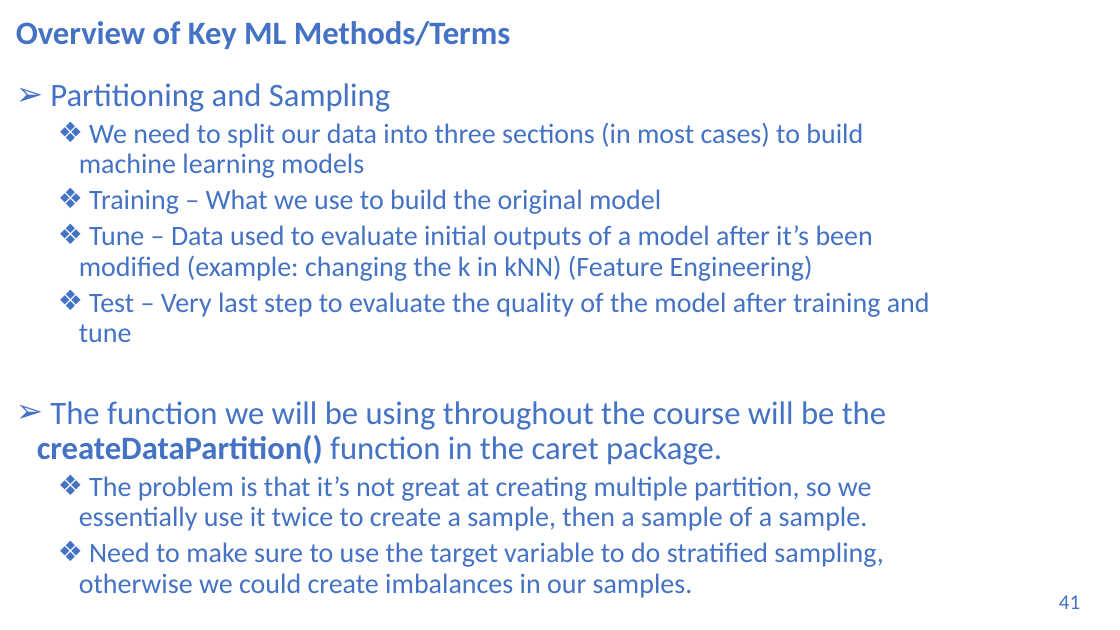
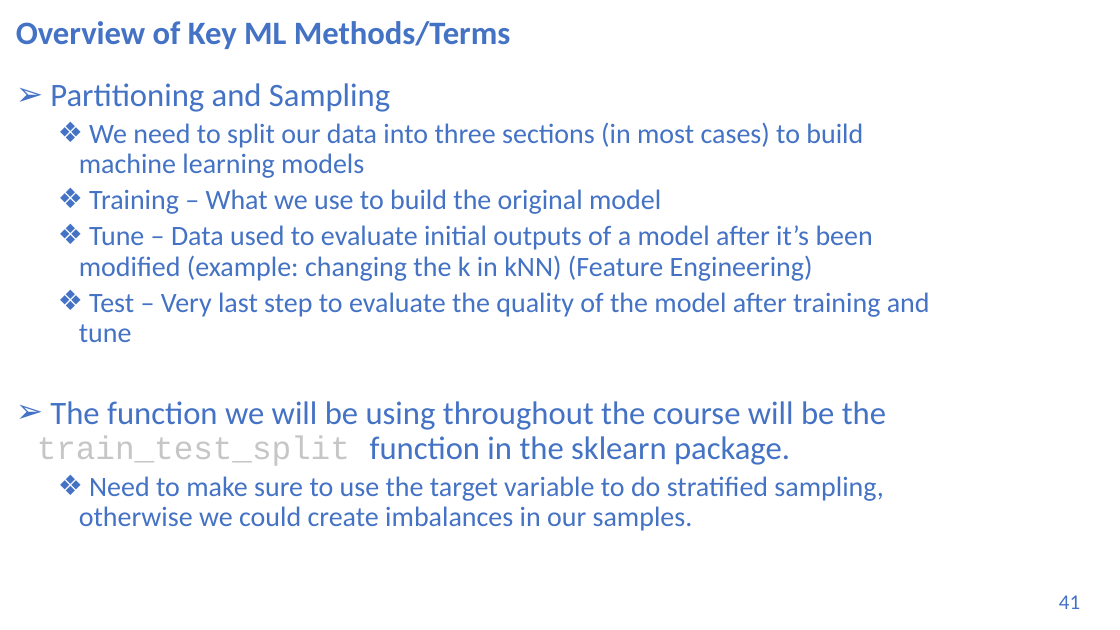
Before and after one commit to UVADS/DS-3001, a slide deck: slide 41 of 05_ML_Concepts_II_Data_Prep/machine_learning_bootcamp.pptx. Drawn at 1120x630 pixels with LibreOffice and Linux fonts; fonts in the diff are those of the drawing. Boxes give left, top, right and bottom in pixels: in the first picture for what was removed or moved away, otherwise in the second. Text is boxed around its words. In the diff, an @@ line names an element or a change of style, - is before the commit and + after.

```diff
--- a/05_ML_Concepts_II_Data_Prep/machine_learning_bootcamp.pptx
+++ b/05_ML_Concepts_II_Data_Prep/machine_learning_bootcamp.pptx
@@ text at (37,401,886,466): text changed; size 24 to 28 pt @@
-➢ The function we will be using throughout the course will be the createDataPartition() function in the caret package.
-  ❖ The problem is that it’s not great at creating multiple partition, so we essentially use it twice to create a sample, then a sample of a sample.
+➢ The function we will be using throughout the course will be the train_test_split function in the sklearn package.
```
Also in this commit, not shown: 6 other slides changed, 3 other files.
